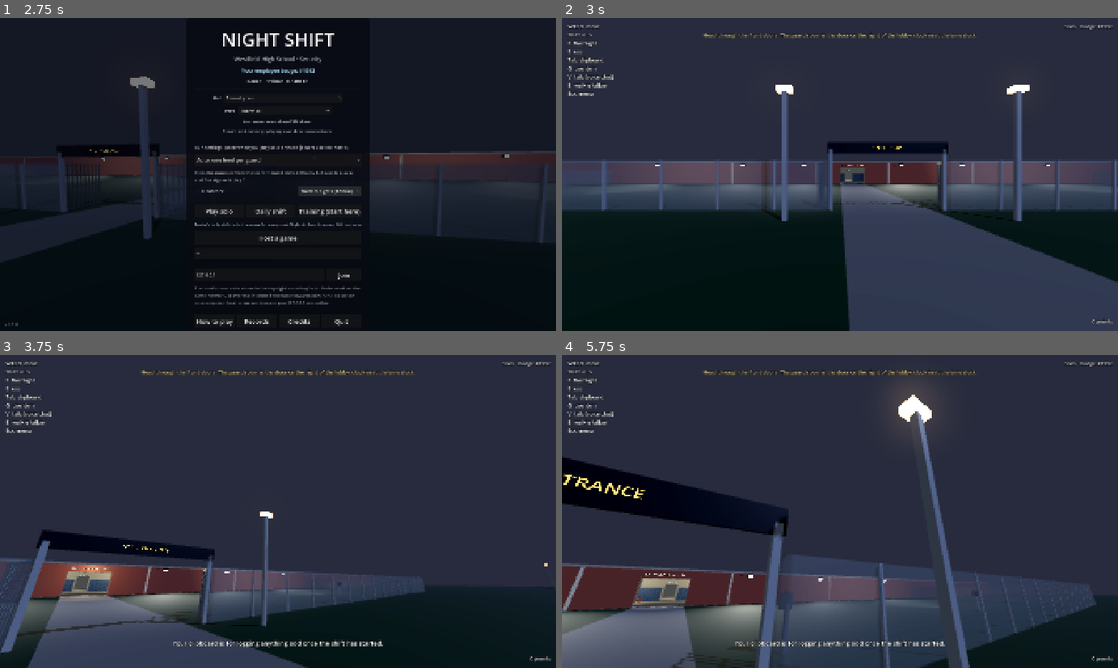
Above: before the commit, frames 1-4 (two rows, left to right).
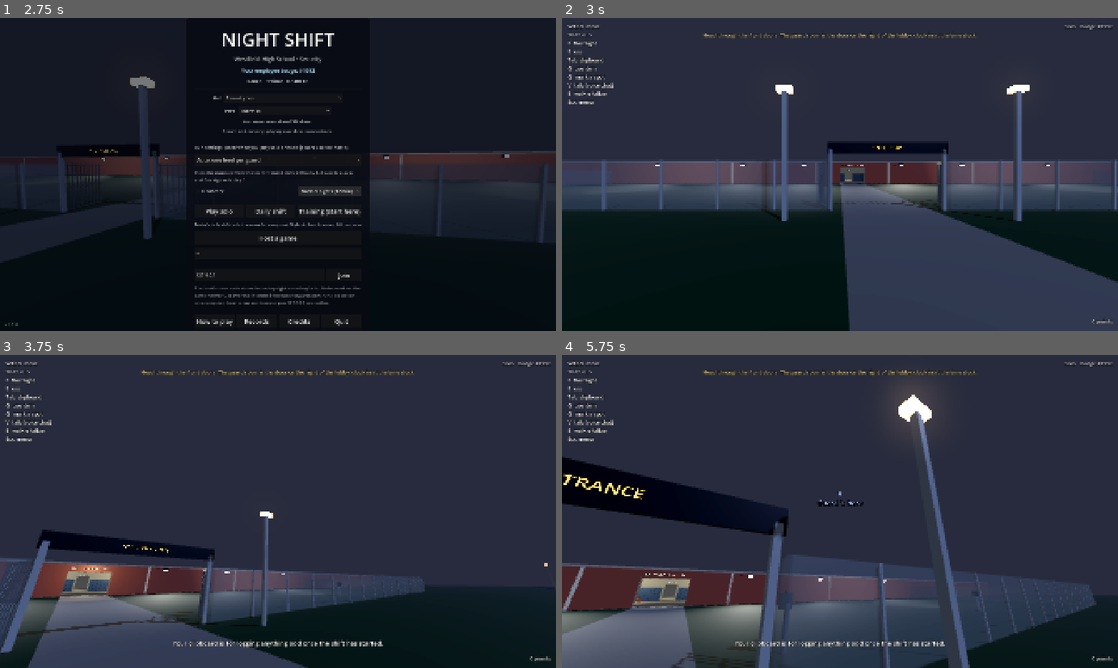
Above: after the commit, the same moments.

Repository: Travis700/Game
Game: Godot game, scene res://scenes/main.tscn
Two runs of this game, one before a commit and one after it. Both use one fixed random seed, a clock stepped at 60 frames per second and the inputs below.
Inputs (mouse positions are in pixels of both pictures, inside the frame that each line leads up to):
- Up to frame 1 (2.75 s): click (278, 252) at 0.52 s; type "12" at 0.6 s; click "Normal nights (12 min)" at 1.25 s; click "Normal nights (12 min)" at 2 s
- Up to frame 2 (3 s): click "Play solo" at 2.75 s
- Up to frame 3 (3.75 s): tap Enter at 3.5 s; move the mouse to (305, 511) at 3.52 s; hold W (move_forward) from 3.53 s (still down); hold Tab (clipboard) from 3.53 s (still down); click (305, 511) at 3.67 s
- Up to frame 4 (5.75 s): keep holding W (move_forward); tap R (compare) at 3.8, 4.35 s; move the mouse to (812, 511) at 4.27 s; release Tab (clipboard) at 4.28 s; tap F (flashlight) at 4.55 s; move the mouse to (851, 505) at 5.02 s; hold F (flashlight) from 5.03 s (still down); tap Q (ping) at 5.3 s

Frame 1 is identical in both runs. In frame 2, 0.2% of the frame differs, in the area x 0-10%, y 18-28%; in frame 3, 0.2%; in frame 4, 0.4%, in the area x 0-55%, y 18-49%.

Commit message:
Marks: Q points out a spot (or a monster) to the whole team
Co-Authored-By: Claude Opus 5.5 <noreply@anthropic.com>
Claude-Session: https://claude.ai/code/session_015YKvNgaJwTwAVL8wj2PRTQ

Diff:
--- a/scripts/controls.gd
+++ b/scripts/controls.gd
@@ -32,6 +32,7 @@
 	"sprint": [JOY_BUTTON_LEFT_STICK],
 	"clipboard": [JOY_BUTTON_BACK],
 	"use_item": [JOY_BUTTON_RIGHT_SHOULDER],
+	"ping": [JOY_BUTTON_B],
 	"push_to_talk": [JOY_BUTTON_LEFT_SHOULDER],
 	"pause": [JOY_BUTTON_START],
 	"move_left": [JOY_BUTTON_DPAD_LEFT],
@@ -56,7 +57,7 @@
 const REBINDABLE := [
 	["move_forward", "Walk forward"], ["move_back", "Walk back / stand up"], ["move_left", "Walk left"],
 	["move_right", "Walk right"], ["sprint", "Run"], ["interact", "Use"], ["flashlight", "Flashlight"],
-	["clipboard", "Clipboard"], ["use_item", "Use item"], ["zoom", "Full-screen camera"], ["compare", "Compare camera with photo"], ["ping", "Flag a camera for the team"], ["push_to_talk", "Push to talk"], ["radio_talk", "Talk on the walkie-talkie"],
+	["clipboard", "Clipboard"], ["use_item", "Use item"], ["zoom", "Full-screen camera"], ["compare", "Compare camera with photo"], ["ping", "Mark a spot (or flag a camera) for the team"], ["push_to_talk", "Push to talk"], ["radio_talk", "Talk on the walkie-talkie"],
 ]
 const SAVE_PATH := "user://controls.cfg"
 
--- a/scripts/how_to_play.gd
+++ b/scripts/how_to_play.gd
@@ -10,6 +10,7 @@
 	["At the monitors", "Sit at a desk to watch the cameras. Full screen on a camera (Space), you can:\n• R: compare it wi …(325 unchanged characters)…
 	["Rounds", "Every night comes with a round: a few punch stations around the school (amber lamps) that someone has to p …(310 unchanged characters)…
 	["The work target", "From night 2 the district sets the team a work target, shown under the clock and on the guard roo …(294 unchanged characters)…
+	["Marking", "Press Q (B on a controller) to mark whatever you're looking at for the whole team: a marker in your colour, seen through walls, for 8 seconds. Mark a monster and it reads MONSTER! in red (but not the ones in disguise: you'll have to work those out). At a desk, Q flags the camera you're watching instead."],
 	["Hiding", "Slatted cupboards stand around the school. Press E to climb in, and E again to climb out. Inside, nothing  …(225 unchanged characters)…
 	["Nerve", "Your nerve (bottom left) wears down in the dark, on your own, near monsters, and when a teammate is caught. …(236 unchanged characters)…
 	["Lockdown", "From night 6 an alarm can go off: LOCKDOWN. For 30 seconds every monster hunts the nearest guard it can  …(272 unchanged characters)…
--- a/scripts/hud.gd
+++ b/scripts/hud.gd
@@ -269,10 +269,10 @@
 func refresh_key_hint() -> void:
 	var move := "%s%s%s%s" % [Controls.key_name("move_forward"), Controls.key_name("move_left"),
 			Controls.key_name("move_back"), Controls.key_name("move_right")]
-	_hint.text = "%s  move\n%s  run\n%s  flashlight\n%s  use\n%s  clipboard\n%s  use item\n%s  talk (voice chat)\n%s  walkie-talkie\nEsc  menu" % [
+	_hint.text = "%s  move\n%s  run\n%s  flashlight\n%s  use\n%s  clipboard\n%s  use item\n%s  mark a spot\n%s  talk (voice chat)\n%s  walkie-talkie\nEsc  menu" % [
 		move if move.length() == 4 else "Move keys", Controls.key_name("sprint"), Controls.key_name("flashlight"),
 		Controls.key_name("interact"), Controls.key_name("clipboard"), Controls.key_name("use_item"),
-		Controls.key_name("push_to_talk"), Controls.key_name("radio_talk")]
+		Controls.key_name("ping"), Controls.key_name("push_to_talk"), Controls.key_name("radio_talk")]
 
 
 ## What you should be doing right now, under the clock, e.g. "Clock in at the guard room".
--- a/scripts/main.gd
+++ b/scripts/main.gd
@@ -17,6 +17,11 @@
 ## Ghosts' cold spots: how often each ghost can leave one, and how long one lasts.
 const GHOST_PING_EVERY := 4.0
 const GHOST_PING_SECONDS := 6.0
+## Marks: a living guard's "look here" for the team (Q), how often, and how long one shows.
+const MARK_EVERY := 1.5
+const MARK_SECONDS := 8.0
+## How close a monster has to be to a mark for it to read "MONSTER!".
+const MARK_MONSTER_RANGE := 2.5
 ## How long a flagged camera's marker shows.
 const FLAG_SECONDS := 20.0
 ## Real seconds between camera speaker noises, per guard.
@@ -866,6 +871,11 @@
 			hiding._request(-1)
 		else:
 			hiding._request.rpc_id(1, -1))
+	guard.mark_requested.connect(func(at: Vector3) -> void:
+		if multiplayer.is_server():
+			_request_mark(at)
+		else:
+			_request_mark.rpc_id(1, at))
 	guard.ghost_ping_requested.connect(func(at: Vector3, touched: Object) -> void:
 		var item := clutter.index_of(touched)
 		if item >= 0:
@@ -1065,6 +1075,52 @@
 		guard_room.fit_to_open_cameras()
 
 
+## Host: a guard marked a spot for the team. If a monster's right there, it says so.
+@rpc("any_peer", "call_remote", "reliable")
+func _request_mark(at: Vector3) -> void:
+	var peer := multiplayer.get_remote_sender_id()
+	if peer == 0:
+		peer = multiplayer.get_unique_id()
+	var guard := players.get_node_or_null(str(peer)) as Guard
+	var now := Time.get_ticks_msec() / 1000.0
+	if guard == null or guard.is_dead or now < float(_ghost_ping_at.get(-peer - 1000000, 0.0)):
+		return
+	if at.distance_to(guard.global_position) > 45.0:
+		return
+	_ghost_ping_at[-peer - 1000000] = now + MARK_EVERY
+	var monster := false
+	for found in director.active_monsters():
+		# Not the ones in disguise: telling them apart is the whole game.
+		if found is OtherCleaner or found is Student or found is Understudy:
+			continue
+		if found.global_position.distance_to(at) < MARK_MONSTER_RANGE or (found.global_position + Vector3(0, 1.2, 0)).distance_to(at) < MARK_MONSTER_RANGE:
+			monster = true
+	_mark.rpc(at, guard.slot, monster)
+
+
+## Every computer: a marker in that guard's colour, seen through walls, that fades.
+@rpc("authority", "call_local", "reliable")
+func _mark(at: Vector3, slot: int, monster: bool) -> void:
+	var color: Color = Guard.UNIFORM_COLORS[(slot - 1) % Guard.UNIFORM_COLORS.size()]
+	var label := Label3D.new()
+	label.text = "▼\nGuard %d: %s" % [slot, "MONSTER!" if monster else "here"]
+	label.billboard = BaseMaterial3D.BILLBOARD_ENABLED
+	label.no_depth_test = true
+	label.fixed_size = true
+	label.pixel_size = 0.0012
+	label.font_size = 28
+	label.outline_size = 8
+	label.modulate = Color(1.0, 0.25, 0.2) if monster else color.lightened(0.35)
+	label.vertical_alignment = VERTICAL_ALIGNMENT_BOTTOM
+	add_child(label)
+	label.global_position = at + Vector3(0, 0.3, 0)
+	Sfx.play_flat(self, Sfx.notes([880.0, 1320.0] if not monster else [990.0, 660.0, 990.0], 0.07, 0.18, "triangle"))
+	var fade := create_tween()
+	fade.tween_interval(MARK_SECONDS - 1.5)
+	fade.tween_property(label, "modulate:a", 0.0, 1.5)
+	fade.tween_callback(label.queue_free)
+
+
 ## Host: a ghost left a cold spot. One every few seconds each, so it can't be spammed.
 @rpc("any_peer", "call_remote", "reliable")
 func _request_ghost_ping(at: Vector3) -> void:
--- a/scripts/player.gd
+++ b/scripts/player.gd
@@ -23,6 +23,8 @@
 signal ghost_ping_requested(at: Vector3, touched: Object)
 ## E with nothing in front of you: throw what you're carrying, if anything.
 signal throw_requested
+## Q away from the desks: mark the spot you're looking at for the team.
+signal mark_requested(at: Vector3)
 
 const WALK_SPEED := 3.2
 const SPRINT_SPEED := 5.6
@@ -296,6 +298,8 @@
 		flashlight.visible = not flashlight.visible
 	elif event.is_action_pressed("interact"):
 		_interact()
+	elif event.is_action_pressed("ping") and not is_dead and not hiding:
+		_mark()
 	elif event.is_action_pressed("use_item") and is_dead:
 		spectate_requested.emit()
 	elif event.is_action_pressed("use_item") and not is_dead:
@@ -452,6 +456,16 @@
 		throw_requested.emit()
 
 
+## Marks whatever is in front of you, up to 40 metres away.
+func _mark() -> void:
+	var from := camera.global_position
+	var to := from - camera.global_basis.z * 40.0
+	var query := PhysicsRayQueryParameters3D.create(from, to, 1 | Interactable.TALK_LAYER | Monster.LAYER)
+	query.exclude = [get_rid()]
+	var hit := get_world_3d().direct_space_state.intersect_ray(query)
+	mark_requested.emit(hit["position"] + (hit["normal"] as Vector3) * 0.2 if not hit.is_empty() else to)
+
+
 ## Where a ghost is looking: the first thing within 25 metres, or 25 metres out.
 func _ghost_ping() -> void:
 	var from := camera.global_position
Not shown, changed: DESIGN.md
Not shown, changed: README.md
